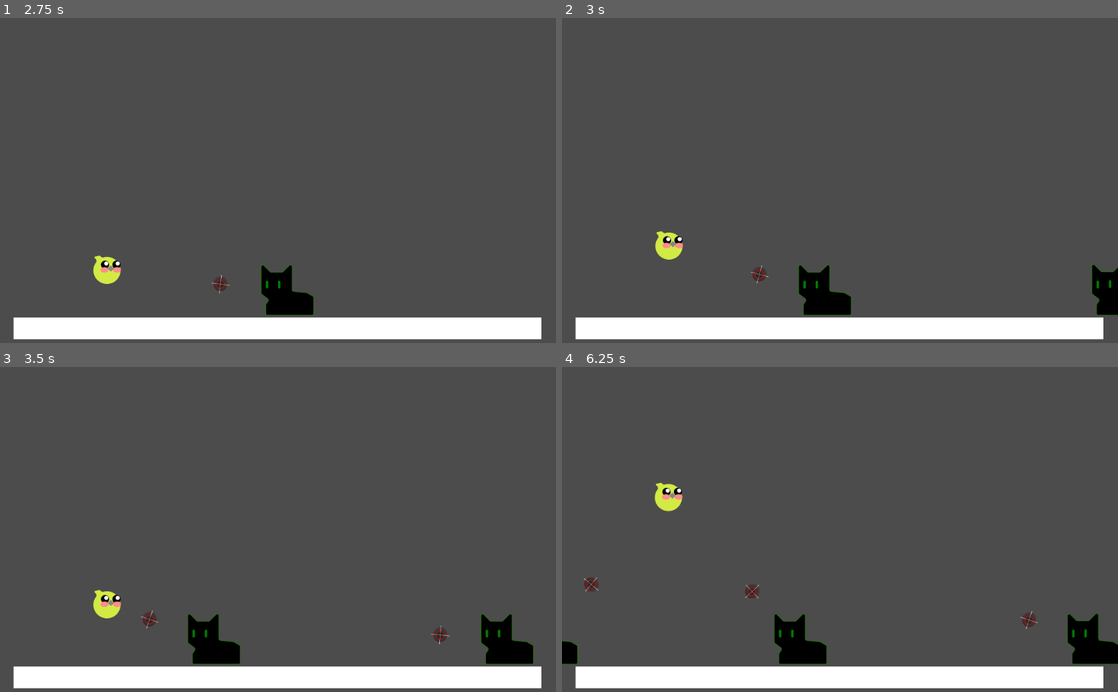
Above: before the commit, frames 1-4 (two rows, left to right).
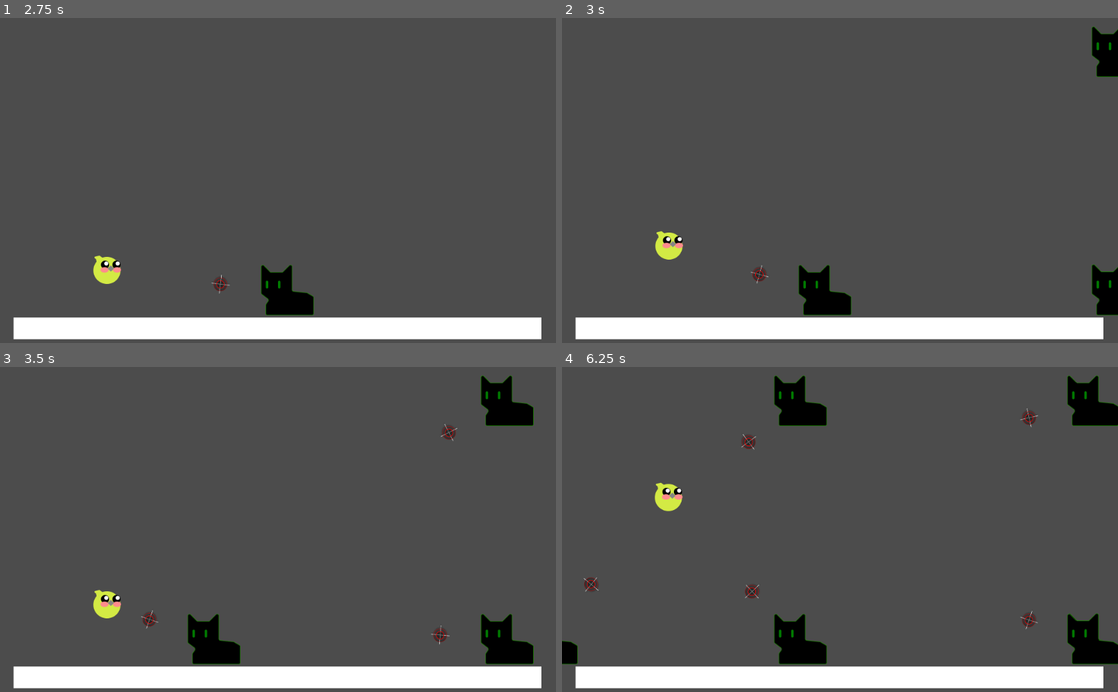
Above: after the commit, the same moments.

Repository: Dorishow/FlappyBirdLike
Game: Godot game, scene res://TestingScene/Testing.tscn
Two runs of this game, one before a commit and one after it. Both use one fixed random seed, a clock stepped at 60 frames per second and the inputs below. The project has no main scene, so this scene is started directly.
Inputs:
- Up to frame 1 (2.75 s): hold Up (ui_up) 0.53-2.03 s; tap Up (ui_up) at 2.1 s
- Up to frame 2 (3 s): hold Up (ui_up) from 2.78 s (still down)
- Up to frame 3 (3.5 s): keep holding Up (ui_up)
- Up to frame 4 (6.25 s): release Up (ui_up) at 4.28 s; tap Up (ui_up) at 4.35, 4.52, 4.82, 5.85, 6.02 s; hold Up (ui_up) 5.03-5.78 s

Frame 1 is identical in both runs. In frame 2, 0.6% of the frame differs, in the area x 95-100%, y 2-19%; in frame 3, 1.1%; in frame 4, 2.2%, in the area x 32-100%, y 2-26%.

Commit message:
feat: spawning 2 cats at the same time in different positions

Diff:
--- a/bird/Bird.gd
+++ b/bird/Bird.gd
@@ -9,15 +9,18 @@
 func _ready(): screensize = get_viewport_rect().size
 
 func _physics_process(delta):
-	updatePressedJump()
 	listen_input()
+	jumpRule()
 	apply_gravity()
 	apply_motion(delta)
 	clamp_position()
 
-func listen_input(): if(pressedJump): jump()
+func listen_input(): pressedJump = Input.is_action_just_pressed("ui_up")
 func jump(): velocity.y = -JUMPSPEED * (GRAVITY / 2)
 func apply_gravity(): if !is_on_floor(): velocity.y += GRAVITY
 func apply_motion(delta): move_and_slide(velocity * delta, Vector2.UP)
-func updatePressedJump(): pressedJump = Input.is_action_just_pressed("ui_up")
-func clamp_position(): position.y = clamp(position.y, 0, screensize.y)
+func jumpRule(): if(pressedJump): jump()
+
+func clamp_position():
+	position.y = clamp(position.y, 0, screensize.y)
+	position.x = clamp(position.x, 0, screensize.x)
--- a/enemies/tools/spawner.tscn
+++ b/enemies/tools/spawner.tscn
@@ -19,6 +19,7 @@
 
 func _on_Timer_timeout():
 	instanceCat(Vector2(get_viewport_rect().size.x, get_viewport_rect().size.y/1.2))
+	instanceCat(Vector2(get_viewport_rect().size.x, get_viewport_rect().size.y/10))
 	pass # Replace with function body.
 "
 
